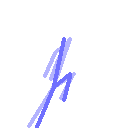
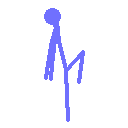
Before/after of a 128×128 layered artwork. What changed in the layer stack:
removed layer "Layer 13" over [35, 37, 72, 128]
removed layer "Layer 12" over [27, 37, 76, 128]
renamed "Layer 3" to "Layer 1", showed it, moved it out of group "Run", painted on it over [30, 8, 85, 122]
